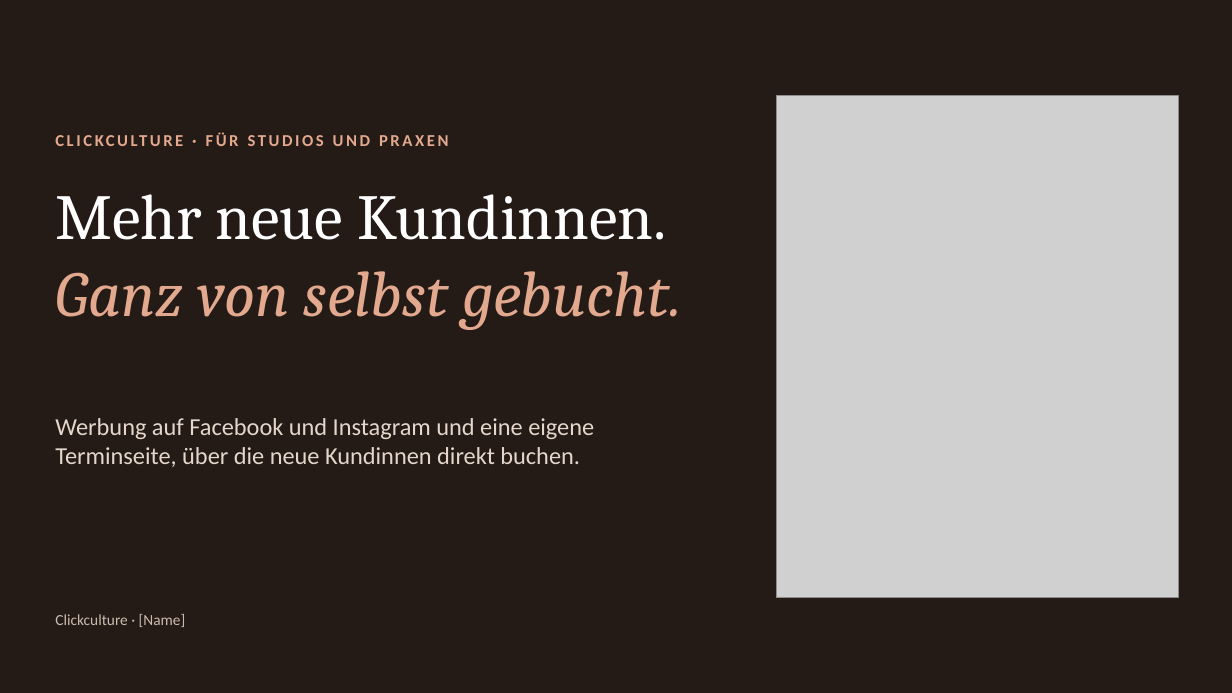
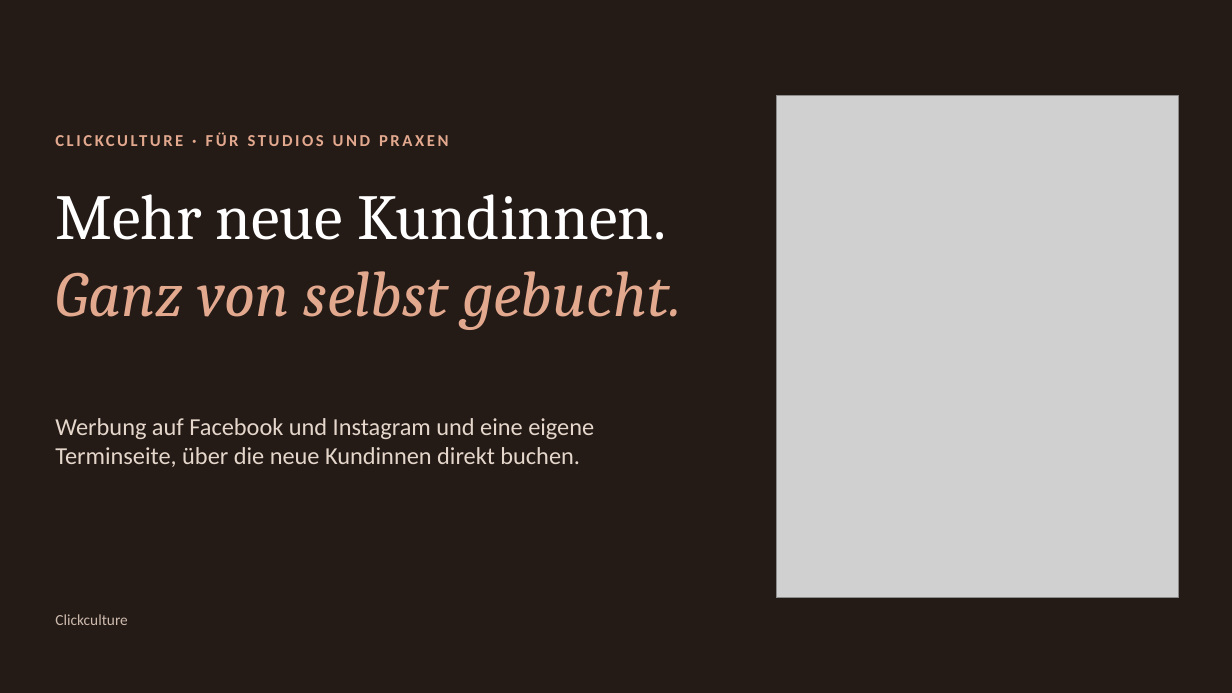
Before and after one commit to raphaelgeil652-lab/business, a slide deck: slide 1 of nischen/beauty/praesentation/Clickculture Beauty – Vorstellung.pptx. Drawn at 1232x693 pixels with LibreOffice and Linux fonts; fonts in the diff are those of the drawing; grey boxes stand for pictures. Boxes give left, top, right and bottom in pixels: in the first picture for what was removed or moved away, otherwise in the second. Text is boxed around its words. In the diff, an @@ line names an element or a change of style, - is before the commit and + after.

```diff
--- a/nischen/beauty/praesentation/Clickculture Beauty – Vorstellung.pptx
+++ b/nischen/beauty/praesentation/Clickculture Beauty – Vorstellung.pptx
@@ text at <box>55,614,127,625</box>: text changed @@
-Clickculture · [Name]
+Clickculture
```
Also in this commit, not shown: 1 other slide changed.
